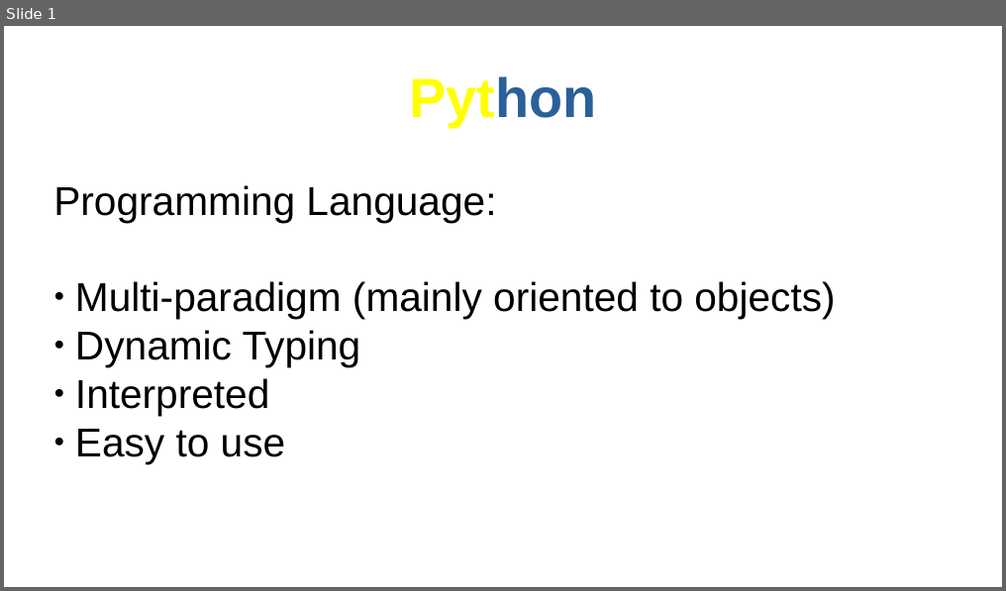
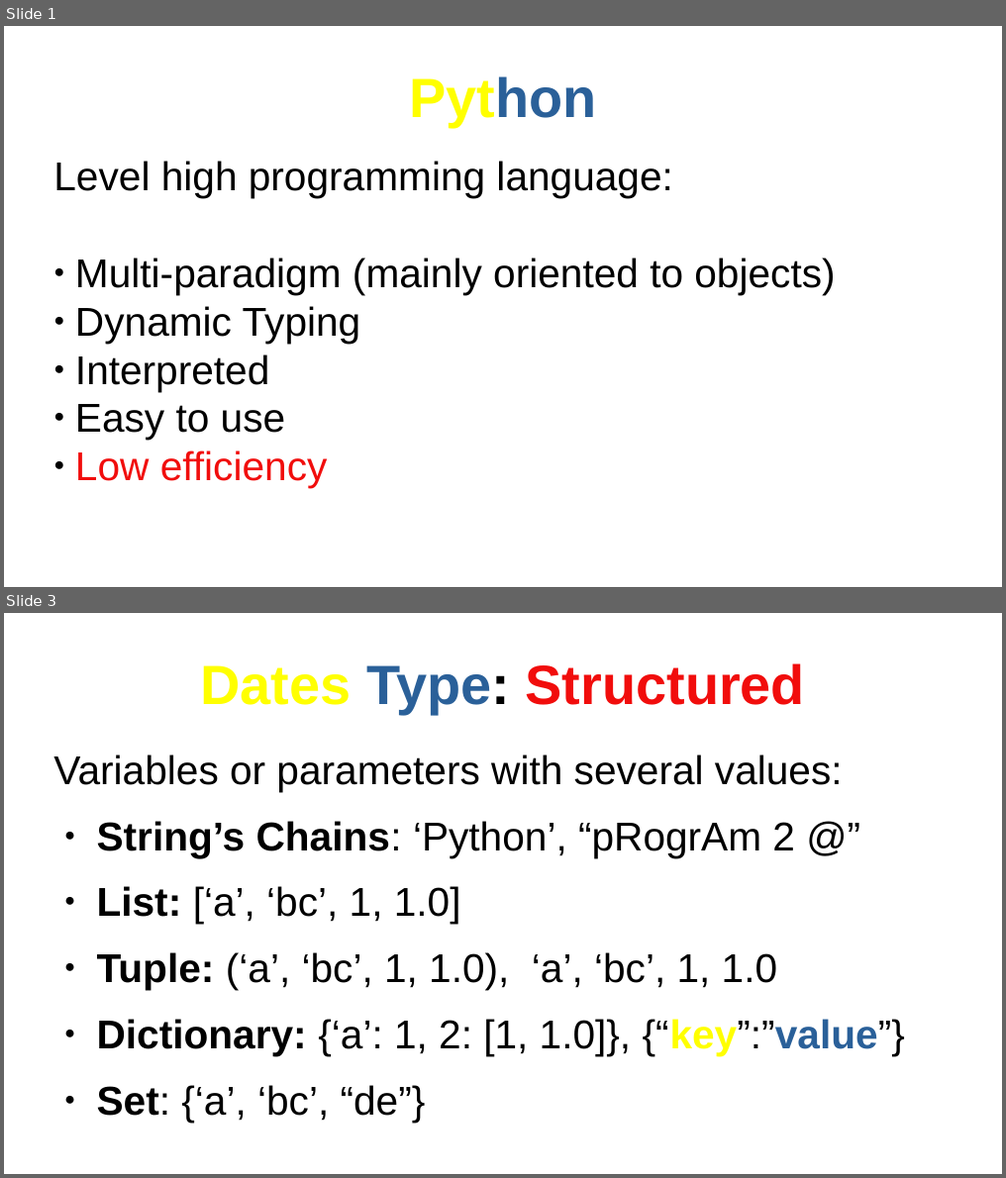
Before and after one commit to AndyDanian/chempyI, a slide deck: presentations/m1/c1.odp. Shown one above the other, each under a label of ours: slide 1 before the commit, slides 1 and 3 after it; the slides between them are not shown. The pictures are 1006x591 and 1006x1178 pixels, drawn with LibreOffice and Linux fonts; fonts in the diff are those of the drawing. Boxes give left, top, right and bottom in pixels: in the first picture for what was removed or moved away, otherwise in the second. Text is boxed around its words. In the diff, an @@ line names an element or a change of style, - is before the commit and + after.

Commit message:
unstructurred and structured dates c1

```diff
--- a/presentations/m1/c1.odp
+++ b/presentations/m1/c1.odp
@@ slide 3 added at bbox=[4, 613, 1002, 1174], background #FFFFFF @@
@@ title added at bbox=[200, 663, 805, 714], 44 pt, text #F10D0C, bold @@
+Dates Type: Structured
@@ text added at bbox=[54, 755, 905, 1057], 32 pt, text #000000 @@
+Variables or parameters with several values:
+● String’s Chains: ‘Python’, “pRogrAm 2 @”
+● List: [‘a’, ‘bc’, 1, 1.0]
+● Tuple: (‘a’, ‘bc’, 1, 1.0), ‘a’, ‘bc’, 1, 1.0
+● Dictionary: {‘a’: 1, 2: [1, 1.0]}, {“key”:”value”}
+● Set: {‘a’, ‘bc’, “de”}
@@ slide 1 changed as well @@
@@ subtitle at bbox=[54, 161, 672, 198]: text changed @@
-Programming Language:
+Level high programming language:
@@ subtitle at bbox=[75, 451, 328, 488]: paragraph added @@
+● Low efficiency
```
Also in this commit, not shown: 3 other slides added.
